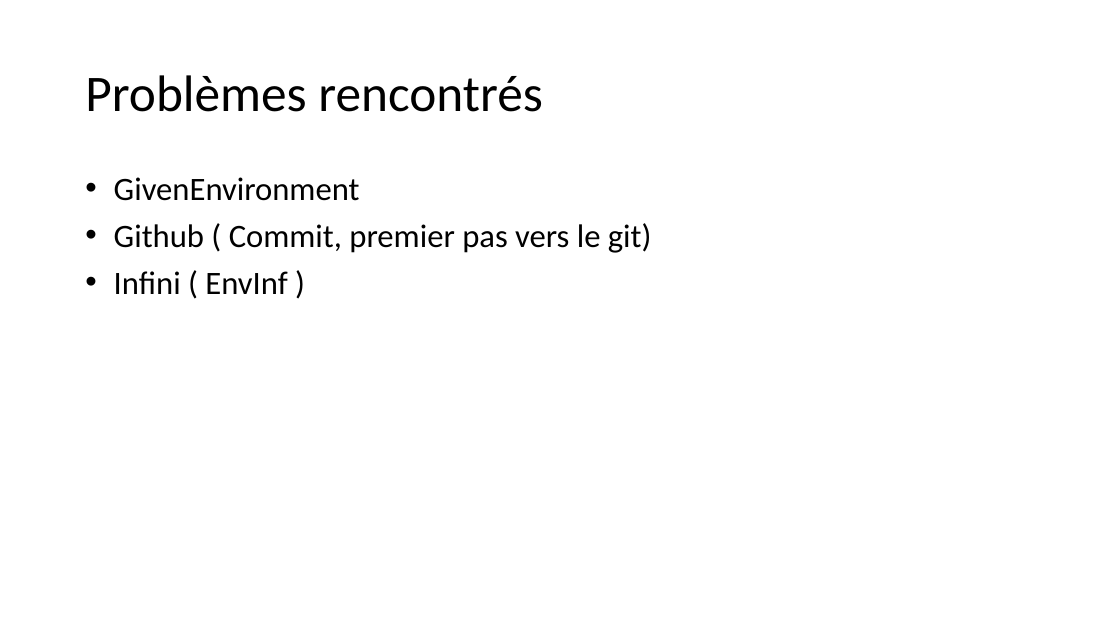
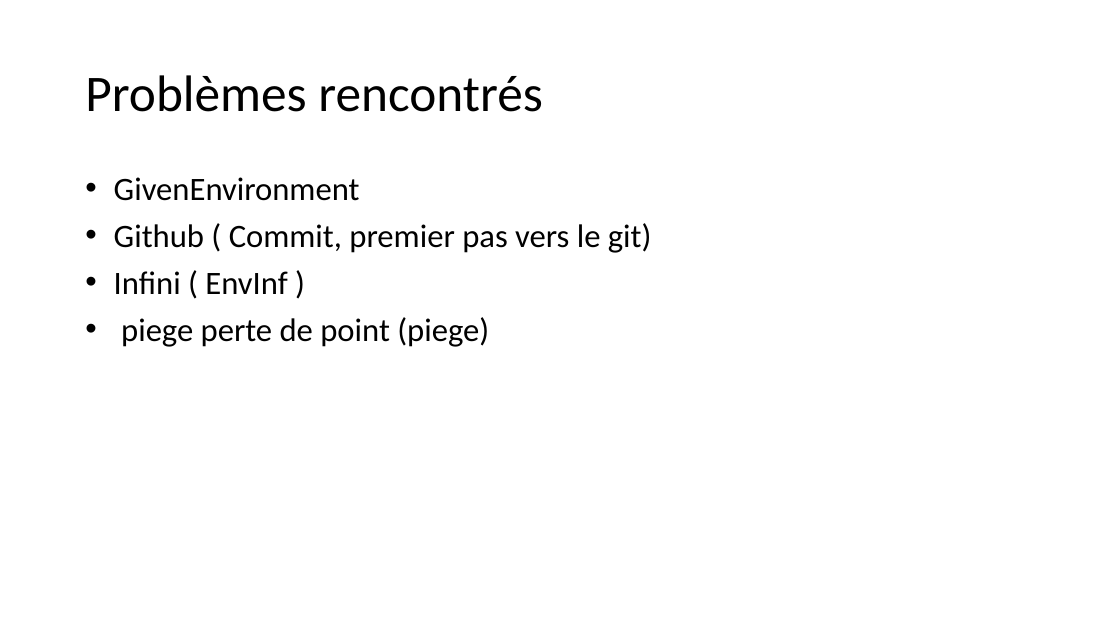
Before and after one commit to Cheima1/Frogger, a slide deck: slide 5 of Projet FroggerRapport.pptx. Drawn at 1120x630 pixels with LibreOffice and Linux fonts; fonts in the diff are those of the drawing. Boxes give left, top, right and bottom in pixels: in the first picture for what was removed or moved away, otherwise in the second. Text is boxed around its words. In the diff, an @@ line names an element or a change of style, - is before the commit and + after.

```diff
--- a/Projet FroggerRapport.pptx
+++ b/Projet FroggerRapport.pptx
@@ text at (121,317,489,347): paragraph added @@
+• piege perte de point (piege)
```
Also in this commit, not shown: 3 other slides changed.
